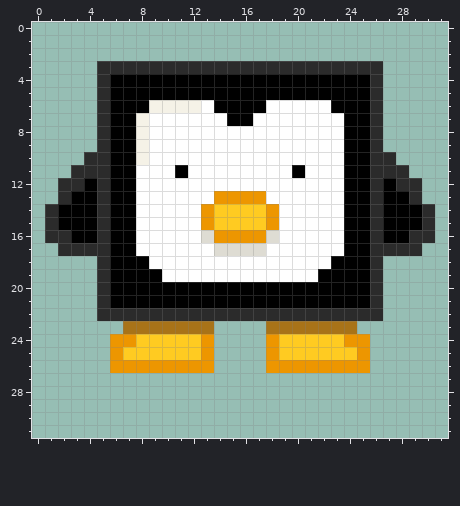
Pixel-art sprite, stored at res/Penguin1.png. That is the earlier state.
The file is 160x160 pixels, drawn in blocks of 5x5; one block is one cell here.
The result:
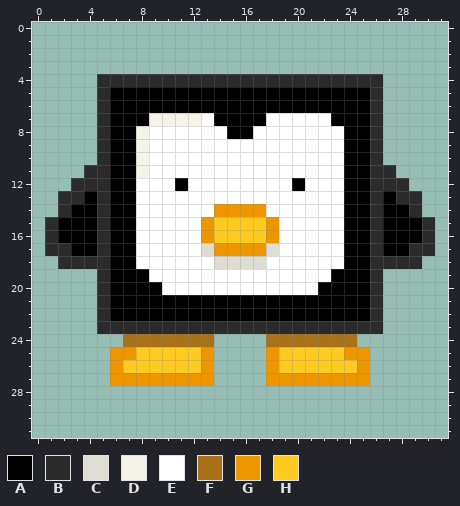
Palette (. is transparent): A #000000  B #2b2b2b  C #dedcd3  D #f5f2e7  E #ffffff  F #a87318  G #ed9600  H #ffcb21
The exact change:
Changed rows in their new state; - is an unchanged pixel.
first column x 1:
 3 ----......................----
 4 -----BBBBBBBBBBBBBBBBBBBB-----
 6 --------AAAAA----AAAAA--------
 7 -------ADDDD-A--A-----A-------
 8 --------------AA--------------
10 ---.----------------------.---
11 --.----D--E--------E-------.--
12 -.-B------A--------A------B-.-
13 --B----------EEEE----------B--
14 .B----------EGGGGE----------B.
16 -A----------GHHHHG----------A-
17 B-AA--------CGGGGC--------AA-B
18 -BBB---E-----CCCC-----E---BBB-
19 --------E------------E--------
20 ---------EEEEEEEEEEEE---------
22 -----AAAAAAAAAAAAAAAAAAAA-----
23 ----BBBBBBBBBBBBBBBBBBBBBB----
24 -----.FFFFFFF----FFFFFFF.-----
25 ------G----------------G------
26 ------HHHHHH------HHHHHH------
27 -----GGGGGGGG----GGGGGGGG-----
Changed places in both pictures, as pixel boxes (x1, y1, x2, y2):
changed: (45, 61, 435, 386)
